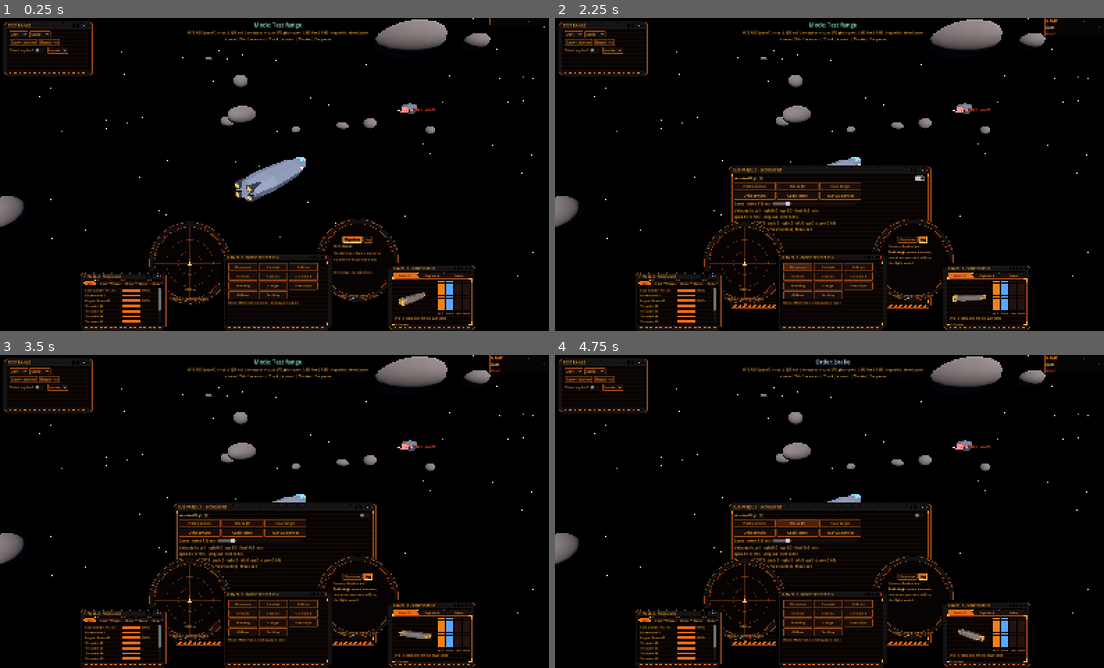
Above: before the commit, frames 1-4 (two rows, left to right).
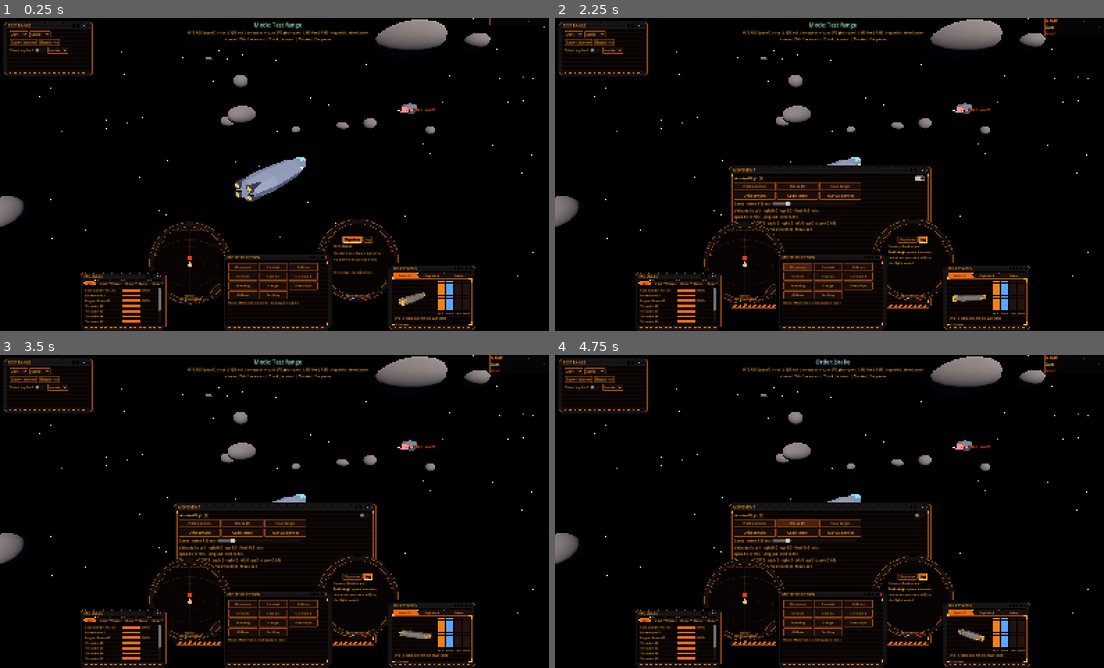
Above: after the commit, the same moments.

Repository: Nalooff/Forge-Thy-Doctrine
Game: Godot game, scene res://scenes/arena.tscn
The game is run twice, just before and just after one commit, with the same random seed, the same clock (stepped at 60 frames per second) and the same inputs. This scene is started directly instead of the project's main scene.
Inputs:
- Up to frame 1 (0.25 s): no input
- Up to frame 2 (2.25 s): click "Objectives" at 0.5 s; click "Log" at 1.25 s; click "Movement" at 2 s
- Up to frame 3 (3.5 s): click "Assisted flight (X)" at 2.75 s
- Up to frame 4 (4.75 s): click "Hold position" at 3.5 s; click "Brake (Z)" at 4.25 s

The runs differ from the first frame. In frame 1, 0.5% of the frame differs, in the area x 15-80%, y 66-91%; in frame 2, 0.6%, in the area x 15-80%, y 48-91%; in frame 3, 0.6%; in frame 4, 0.6%.

Commit message:
HUD: 3D radar, drop panel-number titles

Diff:
--- a/scripts/arena/hud.gd
+++ b/scripts/arena/hud.gd
@@ -30,7 +30,7 @@
 var ship: Ship
 var mode := "Movement"
 var sub_open := false
-var radar_zoom := 2000.0
+var radar_zoom := 1200.0
 var speed_limit := 150.0
 var root: Control
 var overlay: Control
@@ -417,38 +417,194 @@
 			Hud.outlined(self, "%s %s  %dm" % ["LOCK" if locked else "", o.name, int(d)], p + Vector2(r + 4, 4), 12, col2)
 
 
-class RadarView extends Control:
+class Radar3D extends Control:
+	## True 3D tactical radar: a sphere/disc grid drawn in ship space (nose = up the screen),
+	## contacts are 3D markers with an altitude stalk down to the plane. Drag to rotate, wheel to zoom range.
 	var hud: Hud
+	var vp: SubViewport
+	var cam: Camera3D
+	var root3: Node3D
+	var yaw := 0.0
+	var pitch := -0.8
+	var dist := 2.55
+	var pool: Array = []
+	var shadows: Array = []
+	var stalks: ImmediateMesh
+	var dragging := false
+
+	func _init() -> void:
+		mouse_filter = Control.MOUSE_FILTER_STOP
+		var svc := SubViewportContainer.new()
+		svc.stretch = true
+		svc.mouse_filter = Control.MOUSE_FILTER_IGNORE
+		svc.set_anchors_preset(Control.PRESET_FULL_RECT)
+		add_child(svc)
+		vp = SubViewport.new()
+		vp.own_world_3d = true
+		vp.transparent_bg = true
+		vp.render_target_update_mode = SubViewport.UPDATE_ALWAYS
+		svc.add_child(vp)
+		root3 = Node3D.new()
+		vp.add_child(root3)
+		cam = Camera3D.new()
+		cam.fov = 38.0
+		cam.near = 0.05
+		cam.far = 50.0
+		root3.add_child(cam)
+		var lm := StandardMaterial3D.new()
+		lm.shading_mode = BaseMaterial3D.SHADING_MODE_UNSHADED
+		lm.vertex_color_use_as_albedo = true
+		lm.transparency = BaseMaterial3D.TRANSPARENCY_ALPHA
+		var grid := ImmediateMesh.new()
+		grid.surface_begin(Mesh.PRIMITIVE_LINES, lm)
+		for k in [0.33, 0.66, 1.0]:
+			_circle(grid, k, 0, Color(0.85, 0.38, 0.1, 0.8 if k == 1.0 else 0.45))
+		_circle(grid, 1.0, 1, Color(0.8, 0.35, 0.1, 0.5))
+		_circle(grid, 1.0, 2, Color(0.8, 0.35, 0.1, 0.5))
+		for a in [Vector3(1, 0, 0), Vector3(-1, 0, 0), Vector3(0, 0, 1)]:
+			_line(grid, Vector3.ZERO, a, Color(0.7, 0.3, 0.1, 0.4))
+		_line(grid, Vector3.ZERO, Vector3(0, 0, -1.12), Color(1.0, 0.8, 0.35, 0.95))
+		_line(grid, Vector3(0, -1, 0), Vector3(0, 1, 0), Color(0.7, 0.3, 0.1, 0.25))
+		grid.surface_end()
+		var gi := MeshInstance3D.new()
+		gi.mesh = grid
+		root3.add_child(gi)
+		stalks = ImmediateMesh.new()
+		var si := MeshInstance3D.new()
+		si.mesh = stalks
+		si.material_override = lm
+		root3.add_child(si)
+		var me := MeshInstance3D.new()
+		var cone := CylinderMesh.new()
+		cone.top_radius = 0.0
+		cone.bottom_radius = 0.05
+		cone.height = 0.16
+		me.mesh = cone
+		me.rotate_x(-PI * 0.5)
+		var mm := StandardMaterial3D.new()
+		mm.shading_mode = BaseMaterial3D.SHADING_MODE_UNSHADED
+		mm.albedo_color = Color(1.0, 0.85, 0.5)
+		me.material_override = mm
+		root3.add_child(me)
+
+	func _line(m: ImmediateMesh, a: Vector3, b: Vector3, c: Color) -> void:
+		m.surface_set_color(c)
+		m.surface_add_vertex(a)
+		m.surface_set_color(c)
+		m.surface_add_vertex(b)
+
+	func _circle(m: ImmediateMesh, r: float, plane: int, c: Color) -> void:
+		var n := 56
+		for i in n:
+			var a0 := float(i) * TAU / n
+			var a1 := float(i + 1) * TAU / n
+			var p0 := Vector3(cos(a0), 0, sin(a0)) * r
+			var p1 := Vector3(cos(a1), 0, sin(a1)) * r
+			if plane == 1:
+				p0 = Vector3(cos(a0), sin(a0), 0) * r
+				p1 = Vector3(cos(a1), sin(a1), 0) * r
+			elif plane == 2:
+				p0 = Vector3(0, sin(a0), cos(a0)) * r
+				p1 = Vector3(0, sin(a1), cos(a1)) * r
+			_line(m, p0, p1, c)
+
+	func _process(_delta: float) -> void:
+		var off := Vector3(0, 0, dist).rotated(Vector3.RIGHT, pitch).rotated(Vector3.UP, yaw)
+		cam.look_at_from_position(off, Vector3.ZERO, Vector3.UP)
+		stalks.clear_surfaces()
+		var used := 0
+		if hud != null and hud.ship != null and is_instance_valid(hud.ship):
+			var me: Ship = hud.ship
+			var rng := minf(hud.radar_zoom, me.radar_range())
+			var begun := false
+			for group in ["ships", "wrecks"]:
+				for n in get_tree().get_nodes_in_group(group):
+					var o := n as Ship
+					if o == me:
+						continue
+					var l := me.to_local(o.global_position)
+					if l.length() > rng:
+						continue
+					var p := l / rng
+					var col := Color(0.5, 0.45, 0.42)
+					if group == "ships":
+						col = Color(1.0, 0.22, 0.12) if o.team != me.team else Color(0.4, 0.7, 1.0)
+					var tgt := o == me.target
+					if used >= pool.size():
+						var mi := MeshInstance3D.new()
+						var sm := SphereMesh.new()
+						sm.radius = 0.065
+						sm.height = 0.13
+						sm.radial_segments = 10
+						sm.rings = 5
+						mi.mesh = sm
+						var mat := StandardMaterial3D.new()
+						mat.shading_mode = BaseMaterial3D.SHADING_MODE_UNSHADED
+						mi.material_override = mat
+						root3.add_child(mi)
+						pool.append(mi)
+					if used >= shadows.size():
+						var sh := MeshInstance3D.new()
+						var shm := SphereMesh.new()
+						shm.radius = 0.05
+						shm.height = 0.1
+						sh.mesh = shm
+						sh.scale = Vector3(1, 0.12, 1)
+						var shmat := StandardMaterial3D.new()
+						shmat.shading_mode = BaseMaterial3D.SHADING_MODE_UNSHADED
+						sh.material_override = shmat
+						root3.add_child(sh)
+						shadows.append(sh)
+					var shn := shadows[used] as MeshInstance3D
+					shn.visible = true
+					shn.position = Vector3(p.x, 0, p.z)
+					(shn.material_override as StandardMaterial3D).albedo_color = col.darkened(0.45)
+					var node := pool[used] as MeshInstance3D
+					node.visible = true
+					node.position = p
+					node.scale = Vector3.ONE * (1.7 if tgt else 1.0)
+					(node.material_override as StandardMaterial3D).albedo_color = Color(1, 0.95, 0.6) if tgt else col
+					if not begun:
+						stalks.surface_begin(Mesh.PRIMITIVE_LINES)
+						begun = true
+					stalks.surface_set_color(col)
+					stalks.surface_add_vertex(Vector3(p.x, 0, p.z))
+					stalks.surface_set_color(col)
+					stalks.surface_add_vertex(p)
+					used += 1
+			if begun:
+				stalks.surface_end()
+		for i in range(used, pool.size()):
+			(pool[i] as MeshInstance3D).visible = false
+			(shadows[i] as MeshInstance3D).visible = false
+		queue_redraw()
 
 	func _draw() -> void:
-		var c := size * 0.5
-		var R := minf(size.x, size.y) * 0.5 - 2.0
-		for k in [0.33, 0.66, 1.0]:
-			draw_arc(c, R * k, 0, TAU, 48, Color(0.75, 0.33, 0.1, 0.5), 1.0)
-		draw_line(c + Vector2(-R, 0), c + Vector2(R, 0), Color(0.75, 0.33, 0.1, 0.35))
-		draw_line(c + Vector2(0, -R), c + Vector2(0, R), Color(0.75, 0.33, 0.1, 0.35))
-		draw_colored_polygon(PackedVector2Array([c + Vector2(0, -7), c + Vector2(5, 6), c + Vector2(-5, 6)]), Color(1.0, 0.85, 0.5))
 		if hud == null or hud.ship == null:
 			return
-		var me := hud.ship
-		var rng := minf(hud.radar_zoom, me.radar_range())
-		draw_string(ThemeDB.fallback_font, Vector2(c.x - 50, c.y + R - 22), "%d m%s" % [int(rng), "" if me.radar_range() > 1000.0 else " DEGRADED"], HORIZONTAL_ALIGNMENT_CENTER, 100, 9, AMBER)
-		for group in ["ships", "wrecks"]:
-			for s in get_tree().get_nodes_in_group(group):
-				var o := s as Ship
-				if o == me:
-					continue
-				var l := me.to_local(o.global_position)
-				if l.length() > rng:
-					continue
-				var p := c + Vector2(l.x, l.z) / rng * R
-				var col := Color(0.45, 0.42, 0.4)
-				if group == "ships":
-					col = Color(1, 0.22, 0.12) if o.team != me.team else Color(0.4, 0.7, 1.0)
-				draw_circle(p, 4.0 if o == me.target else 3.0, col)
-				draw_line(p, p + Vector2(0, -clampf(l.y / rng * R, -R, R)), col, 1.0)
-				if o == me.target:
-					draw_arc(p, 7.0, 0, TAU, 16, Color(1, 0.95, 0.5), 1.5)
+		var rng := minf(hud.radar_zoom, hud.ship.radar_range())
+		var txt := "%d m%s" % [int(rng), "" if hud.ship.radar_range() > 1000.0 else "  DEGRADED"]
+		Hud.outlined(self, txt, Vector2(0, size.y - 6), 9, Hud.AMBER, size.x, HORIZONTAL_ALIGNMENT_CENTER)
+		Hud.outlined(self, "drag: rotate  wheel: range", Vector2(0, 11), 8, Hud.ORANGE_DIM, size.x, HORIZONTAL_ALIGNMENT_CENTER)
+
+	func _gui_input(event: InputEvent) -> void:
+		if event is InputEventMouseButton:
+			if event.button_index == MOUSE_BUTTON_LEFT:
+				dragging = event.pressed
+				if event.pressed and event.double_click:
+					yaw = 0.0
+					pitch = -0.8
+				accept_event()
+			elif event.pressed and event.button_index == MOUSE_BUTTON_WHEEL_UP:
+				hud.radar_zoom = maxf(250.0, hud.radar_zoom / 1.4)
+				accept_event()
+			elif event.pressed and event.button_index == MOUSE_BUTTON_WHEEL_DOWN:
+				hud.radar_zoom = minf(8000.0, hud.radar_zoom * 1.4)
+				accept_event()
+		elif event is InputEventMouseMotion and dragging:
+			yaw -= event.relative.x * 0.01
+			pitch = clampf(pitch - event.relative.y * 0.01, -1.5, 1.2)
+			accept_event()
 
 
 # ================================================================== theme + helpers
@@ -578,20 +734,19 @@
 	root.add_child(overlay)
 
 	# Sub Panel 2 first, so it sits behind the other panels (as in the mock-up)
-	sub_panel = _rect_panel("SUB PANEL 2", 411, 290, 756, 530)
+	sub_panel = _rect_panel("SUB", 411, 290, 756, 530)
 	sub_body = sub_panel.body
 	sub_panel.visible = false
 
 	# Panel 4: round radar
-	var p4 := _round_panel("PANEL 4 - TACTICAL RADAR", 475, 650, 312)
-	radar = RadarView.new()
-	(radar as RadarView).hud = self
-	radar.mouse_filter = Control.MOUSE_FILTER_IGNORE
+	var p4 := _round_panel("TACTICAL RADAR", 475, 650, 312)
+	radar = Radar3D.new()
+	(radar as Radar3D).hud = self
 	radar.set_anchors_preset(Control.PRESET_FULL_RECT)
 	p4.full.add_child(radar)
 
 	# Panel 5: round objectives / log, with a toggle (tabs)
-	var p5 := _round_panel("PANEL 5 - OBJECTIVES / LOG", 1094, 638, 312)
+	var p5 := _round_panel("OBJECTIVES / LOG", 1094, 638, 312)
 	var vb5 := VBoxContainer.new()
 	vb5.mouse_filter = Control.MOUSE_FILTER_IGNORE
 	vb5.set_anchors_preset(Control.PRESET_FULL_RECT)
@@ -626,7 +781,7 @@
 	vb5.add_child(log_box)
 
 	# Panel 3: module management with category tabs
-	var p3 := _rect_panel("PANEL 3 - MODULES", 66, 681, 326, 219)
+	var p3 := _rect_panel("MODULES", 66, 681, 326, 219)
 	p3.set_tabs(MOD_TABS)
 	p3.tab_changed.connect(func(i: int): mod_filter = i; _apply_mod_filter())
 	var sc := ScrollContainer.new()
@@ -640,7 +795,7 @@
 	p3.body.add_child(sc)
 
 	# Panel 2: mode selection
-	var p2 := _rect_panel("PANEL 2 - MODE SELECTION", 594, 611, 406, 289)
+	var p2 := _rect_panel("MODE SELECTION", 594, 611, 406, 289)
 	var grid := GridContainer.new()
 	grid.columns = 3
 	grid.add_theme_constant_override("h_separation", 3)
@@ -655,7 +810,7 @@
 	btn_giveup.visible = false
 
 	# Panel 1: 3D ship model (Basic / Exploded / Onion tabs) + gauges + telemetry
-	var p1 := _rect_panel("PANEL 1 - SHIP STATUS", 1205, 653, 327, 247)
+	var p1 := _rect_panel("SHIP STATUS", 1205, 653, 327, 247)
 	p1.set_tabs(["Basic 3D", "Exploded", "Onion"])
 	p1.tab_changed.connect(func(i: int): preview.view = i; preview.refresh())
 	var hb1 := HBoxContainer.new()
@@ -860,7 +1015,7 @@
 	mode = m
 	sub_open = true
 	sub_panel.visible = true
-	sub_panel.title = "SUB PANEL 2 - " + m.to_upper()
+	sub_panel.title = m.to_upper()
 	sub_panel.queue_redraw()
 	for c in sub_body.get_children():
 		c.queue_free()
--- a/tests/shot.gd
+++ b/tests/shot.gd
@@ -16,6 +16,10 @@
 		scn._set_step(a[2])
 	elif a.size() > 2 and scn.get("hud") != null:
 		scn.hud.set_mode(a[2])
+	if scn.get("player") != null:
+		scn._spawn_ship(Premades.dart(), 1, Vector3(220, 120, -420), Vector3(0, 0, 1))
+		scn._spawn_ship(Premades.lance(), 0, Vector3(-260, -90, -300), Vector3(0, 0, 1))
+		scn._spawn_ship(Premades.anvil(), 1, Vector3(60, -140, -700), Vector3(0, 0, 1))
 	for i in 90:
 		await process_frame
 	if scn.has_method("lock_target"):
